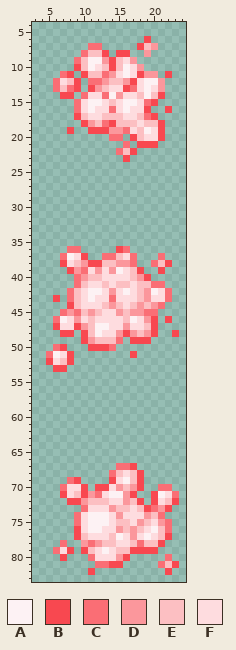
Two states of a sprite sheet, Content/Projectiles/NaniteCanister/NaniteMist.png. That is the earlier state.
The file is 60x180 pixels, drawn in blocks of 2x2; one block is one cell here. Colours within 5 levels of each other are drawn and written as one. Shown: x 3..24, y 4..83.
Palette (. is transparent): A #fdf2f4  B #f84850  C #fa6e75  D #fb979c  E #fcbfc2  F #fedcdf
Pixels before, first column x 5:
 6 ..............B....
 7 ......CC.....BED...
 8 .....CEEB.BB..D....
 9 ....CEAADBEFD......
10 ....BEAFEBEAFD.....
11 ..CB.BEECDFAFBDD.B.
12 .CFEB.CCDEEDBFAAD..
13 .CECB.BDEFFBCFAFD..
14 ..BB.CFFCADFFEAEB..
15 ....CFAAFEFAAFCB...
16 ....CFAFFCFAFFB..B.
17 ....BEFFEEEFFECB...
18 .....BDECBEEEFEEB..
19 ...B..BBBDDCFEAFB..
20 .........CC.BEFFB..
21 ...........C.BBB...
22 ..........CEB......
23 ...........B.......
24 ...................
25 ...................
26 ...................
27 ...................
28 ...................
29 ...................
30 ...................
31 ...................
32 ...................
33 ...................
34 ...................
35 ...................
36 ...CC.....BC.......
37 ..CAFB..CCEFC...C..
38 ..BFEDBBEEDDC..CEB.
39 ...BDCFDFDAFEB..B..
40 ....CDEEFFFFEDB....
41 ....CEFFEFEEFEECC..
42 ...CEFAAFDFAFEDAFC.
43 .B.CEFAFFCFFFEDFFC.
44 ...BEFFFEDEFEDEDC..
45 ..CDCEDEFFDEDDCC...
46 .CAFDFEFFFFEAFDB.B.
47 .BFFBDEAAFFDFFEB...
48 ..BB.BEAFFDBDEDB..B
49 .....BDEEEC.BBB....
50 .CB...BBBC.........
51 CAFB........B......
52 BFEB...............
53 .BB................
54 ...................
55 ...................
56 ...................
57 ...................
58 ...................
59 ...................
60 ...................
61 ...................
62 ...................
63 ...................
64 ...................
65 ...................
66 ...................
67 ..........CCB......
68 .........CEFEB.....
69 ...CB....BFAEB.....
70 ..CFFB.BBFDEDB..CC.
71 ..BFEBDCFAADB..BAFC
72 ...BBDEEEFFDEB.BFEB
73 .....CFFFDEEFEBCDB.
74 ....CFAAAFDFFFDEC..
75 ....CFAAAFEEFDEFDC.
76 ....BFAAFFDEDEFAEC.
77 ....BEFFFEAFDFAFEB.
78 ..C..DCDEEFFECEEB..
79 .CFB.BEFAFEEBBBB...
80 ..B...CFFFDB.....C.
81 .......CCBB.....CEB
82 ......B..........B.
And afterwards:
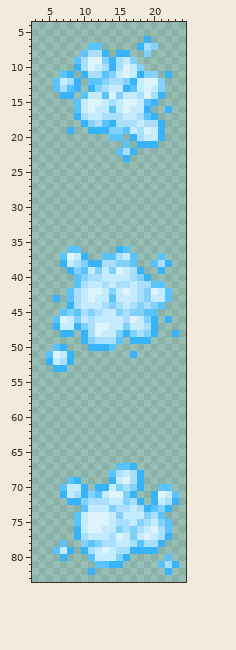
The commit says: Update Nanite visuals to match actual Nanites item
Difference:
Colour A changes from #fdf2f4 to #dcf4fa.
Colour B changes from #f84850 to #37b4f9.
Colour C changes from #fa6e75 to #5bc3fb.
Colour D changes from #fb979c to #82d1fb.
Colour E changes from #fcbfc2 to #a9dffc.
Colour F changes from #fedcdf to #c4ecfe.
Pixel boxes of the changes (left, top, right, bottom) in both pictures:
changed: (53, 36, 172, 162)
changed: (46, 246, 179, 372)
changed: (53, 463, 179, 575)
